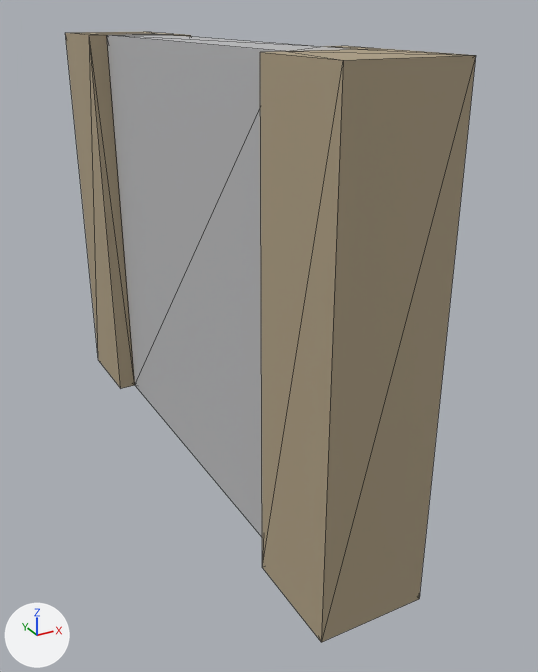
One commit to the OBJ model assets/models/Wood_Wall_Double_Cross_01.obj: the scene before it, then after it.
Before and after are seen from a camera (50 mm lens) standing at (-1.52, -3.38, 2.33) and looking at (0.19, -0.26, 0.78). Lighting does not change. The marker at lower left points along +X, +Y and +Z. Mesh edges are drawn as thin lines. Where no turn or scale is listed for an object, it has been applied to the vertices.

In view in the first picture: 'Mesh1_Wood_Wall_Double_Cross_Model'.
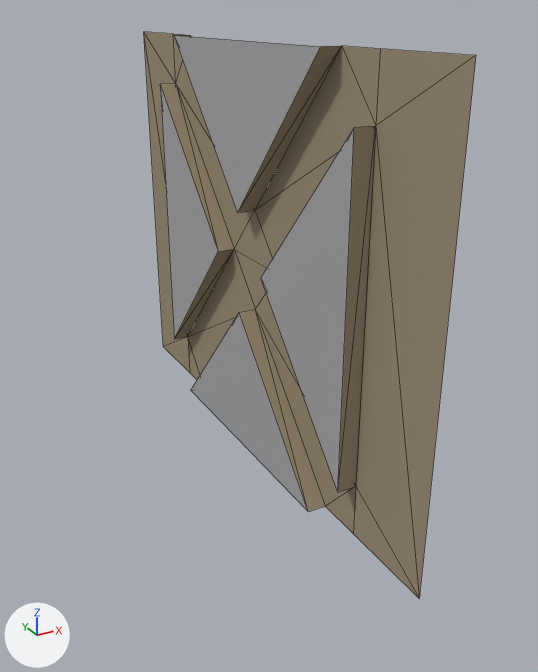
Edits to the scene script, one JSON object a line:
```json
{"op": "add", "block": "mat_wood_002", "code": ["mat_wood_002 = principled_material('Wood.002')", "mat_wood_002.base_color = (0.341, 0.279, 0.183)  # brown #9e9077", "mat_wood_002.roughness = 0.7"]}
{"op": "add", "block": "mat_dark_stone_002", "code": ["mat_dark_stone_002 = principled_material('Dark_Stone.002')", "mat_dark_stone_002.base_color = (0.4, 0.402, 0.41)  # grey #aaaaac", "mat_dark_stone_002.roughness = 0.7"]}
{"block": "me_mesh1_wood_wall_double_cross_model", "where": "# used by ob_mesh1_wood_wall_double_cross_model"}
{"op": "remove", "block": "me_mesh1_wood_wall_double_cross_model", "code": "me_mesh1_wood_wall_double_cross_model.from_pydata(...)  # 48 vertices, 122 faces; spans x -0.25..0.25, y -1.5..1.5, z 0.0..2.2"}
{"op": "remove", "block": "me_mesh1_wood_wall_double_cross_model", "code": "me_mesh1_wood_wall_double_cross_model.materials.append(mat_light_stone)  # light grey #c6c6c8"}
{"op": "add", "block": "me_mesh1_wood_wall_double_cross_model", "code": "me_mesh1_wood_wall_double_cross_model.from_pydata(...)  # 32 vertices, 46 faces; spans x 0.15..0.25, y -1.5..1.5, z 0.0..2.2"}
{"block": "me_mesh1_wood_wall_double_cross_model", "change": "me_mesh1_wood_wall_double_cross_model part 1"}
{"block": "me_mesh1_wood_wall_double_cross_model", "change": "16 vertices are removed from x -0.25..0.15, y -1.5..1.5, z 0.0..2.2"}
{"block": "me_mesh1_wood_wall_double_cross_model", "change": "76 faces are deleted"}
{"block": "me_mesh1_wood_wall_double_cross_model", "change": "me_mesh1_wood_wall_double_cross_model part 2: 42 faces spanning x 0.15..0.25, y -1.5..1.5, z 0.0..2.2 switch from mat_wood (beige #af9f83) to mat_wood_002 (brown #9e9076)"}
{"block": "me_mesh1_wood_wall_double_cross_model", "change": "me_mesh1_wood_wall_double_cross_model part 3: 4 faces spanning x 0.15, y -1.0..1.0, z 0.0..2.2 switch from mat_dark_stone (grey #bbbcbe) to mat_dark_stone_002 (grey #aaaaab)"}
```

Boxes [x1, y1, x2, y2] around the edits, measured in the pictures (538 x 672 px):
```json
{"object": "Mesh1_Wood_Wall_Double_Cross_Model", "change": "reshaped", "before": [65, 32, 476, 642], "after": [144, 32, 476, 598], "on screen": "19% narrower, 7% shorter"}
{"part": 1, "of": "me_mesh1_wood_wall_double_cross_model", "change": "deleted", "before": [65, 32, 476, 642]}
{"part": 2, "of": "me_mesh1_wood_wall_double_cross_model", "change": "recoloured", "before": [177, 35, 191, 37], "after": [144, 32, 476, 598]}
{"part": 3, "of": "me_mesh1_wood_wall_double_cross_model", "change": "recoloured", "after": [160, 35, 354, 511]}
```
